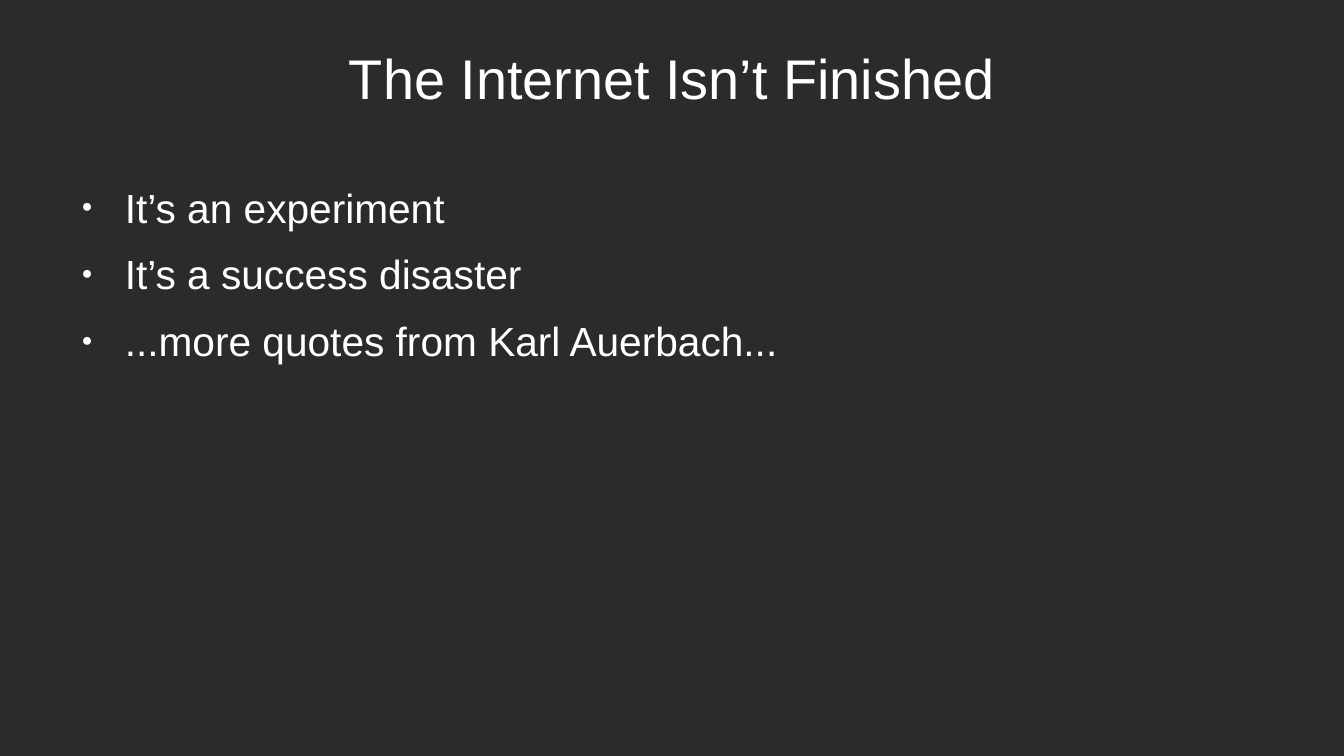
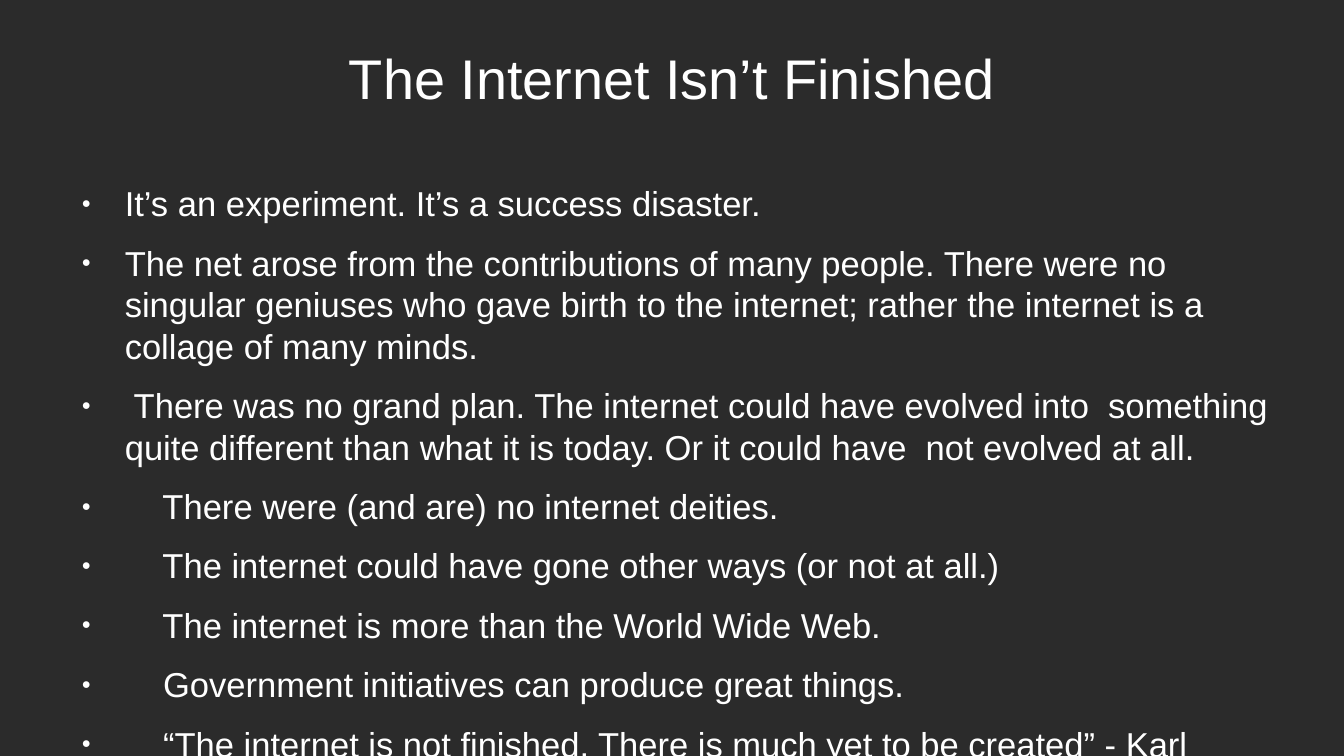
Before and after one commit to schoen/unicast-extensions, a slide deck: slide 8 of docs/IPv4 Unicast Extensions3.odp. Drawn at 1344x756 pixels with LibreOffice and Linux fonts; fonts in the diff are those of the drawing; background and template pictures are left out; a plain dark background stands for a picture behind light text. Boxes give left, top, right and bottom in pixels: in the first picture for what was removed or moved away, otherwise in the second. Text is boxed around its words. In the diff, an @@ line names an element or a change of style, - is before the commit and + after.

```diff
--- a/docs/IPv4 Unicast Extensions3.odp
+++ b/docs/IPv4 Unicast Extensions3.odp
@@ text at (125,191,1267,704): text changed; size 24 to 20.4 pt @@
-● It’s an experiment
-● It’s a success disaster
-● ...more quotes from Karl Auerbach...
+● It’s an experiment. It’s a success disaster.
+● The net arose from the contributions of many people. There were no singular geniuses who gave birth to the internet; rather the internet is a collage of many minds.
+● There was no grand plan. The internet could have evolved into something quite different than what it is today. Or it could have not evolved at all.
+● There were (and are) no internet deities.
+● The internet could have gone other ways (or not at all.)
+● The internet is more than the World Wide Web.
+● Government initiatives can produce great things.
+● “The internet is not finished. There is much yet to be created” - Karl Auerbach
```
Also in this commit, not shown: 1 other slide changed, 1 other file.
